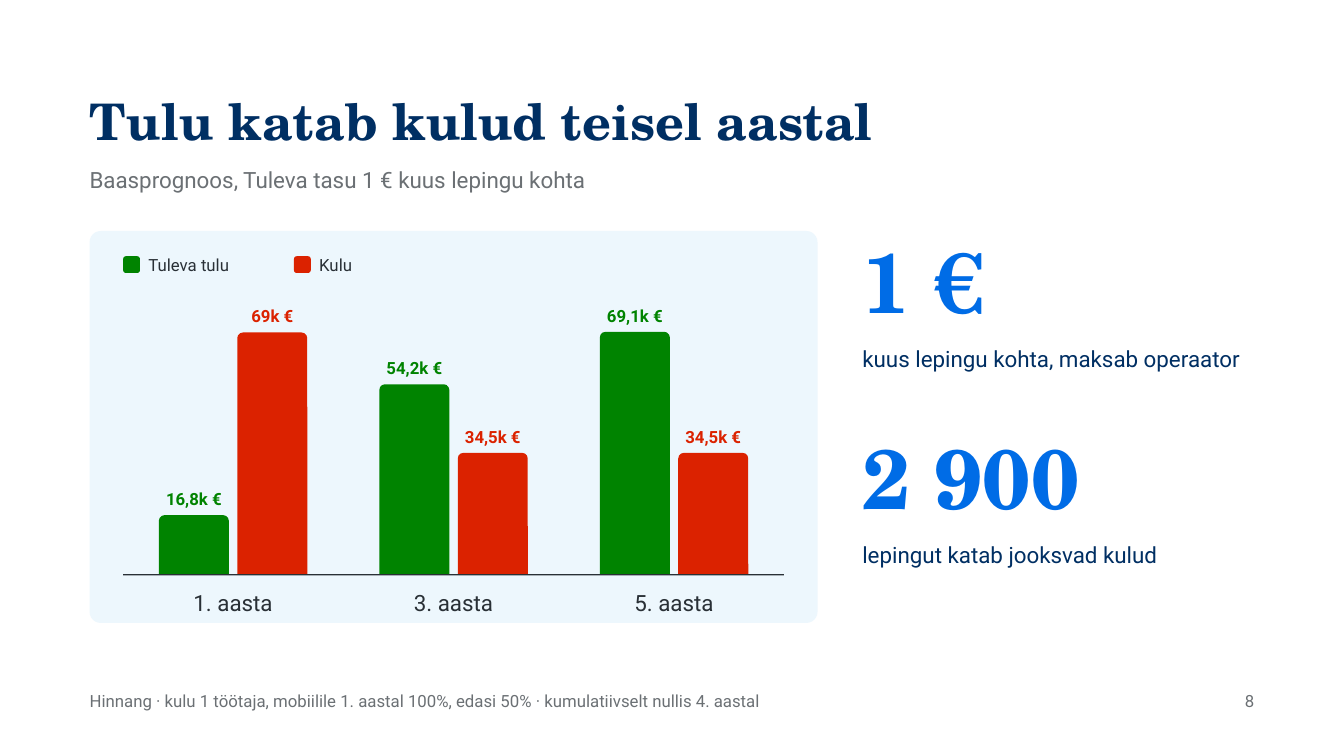
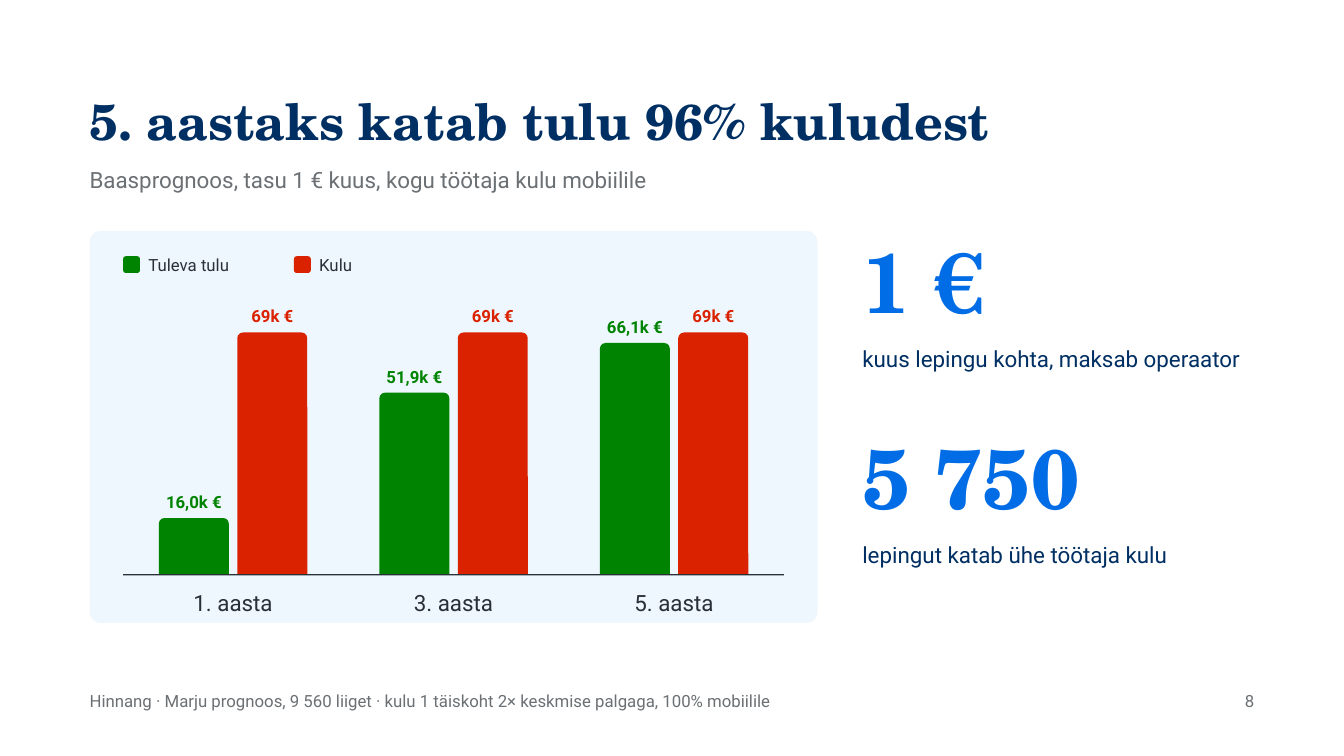
Before and after one commit to ulaurson/tuleva-kogum, a slide deck: slide 8 of esitlus/tuleva-kogum-pitch.pptx. Drawn at 1344x756 pixels with LibreOffice and Linux fonts; fonts in the diff are those of the drawing. Boxes give left, top, right and bottom in pixels: in the first picture for what was removed or moved away, otherwise in the second. Text is boxed around its words. In the diff, an @@ line names an element or a change of style, - is before the commit and + after.

```diff
--- a/esitlus/tuleva-kogum-pitch.pptx
+++ b/esitlus/tuleva-kogum-pitch.pptx
@@ title at (90, 103, 989, 141): text changed @@
-Tulu katab kulud teisel aastal
+5. aastaks katab tulu 96% kuludest
@@ text at (90, 171, 646, 193): text changed @@
-Baasprognoos, Tuleva tasu 1 € kuus lepingu kohta
+Baasprognoos, tasu 1 € kuus, kogu töötaja kulu mobiilile
@@ text at (472, 309, 500, 322): text changed @@
-34,5k €
+69k €
@@ text at (607, 320, 649, 336): text changed @@
-69,1k €
+66,1k €
@@ text at (692, 309, 720, 322): text changed @@
-34,5k €
+69k €
@@ freeform shape: place and size @@
-freeform shape at (458, 453, 527, 574)
+freeform shape at (458, 333, 527, 575)
@@ freeform shape: place and size @@
-freeform shape at (600, 332, 669, 574)
+freeform shape at (600, 343, 669, 574)
@@ freeform shape: place and size @@
-freeform shape at (679, 453, 748, 574)
+freeform shape at (679, 333, 748, 575)
@@ text at (386, 370, 428, 386): text changed @@
-54,2k €
+51,9k €
@@ freeform shape: place and size @@
-freeform shape at (379, 384, 449, 574)
+freeform shape at (379, 393, 449, 575)
@@ text at (862, 449, 1080, 510): text changed @@
-2 900
+5 750
@@ text at (166, 495, 208, 511): text changed @@
-16,8k €
+16,0k €
@@ freeform shape at (159, 518, 229, 575): outline redrawn @@
@@ text at (862, 546, 1167, 568): text changed @@
-lepingut katab jooksvad kulud
+lepingut katab ühe töötaja kulu
@@ text at (90, 694, 770, 711): text changed @@
-Hinnang · kulu 1 töötaja, mobiilile 1. aastal 100%, edasi 50% · kumulatiivselt nullis 4. aastal
+Hinnang · Marju prognoos, 9 560 liiget · kulu 1 täiskoht 2× keskmise palgaga, 100% mobiilile
```
Also in this commit, not shown: 2 other slides changed, 8 slides added, 6 slides removed, 1 other file.
